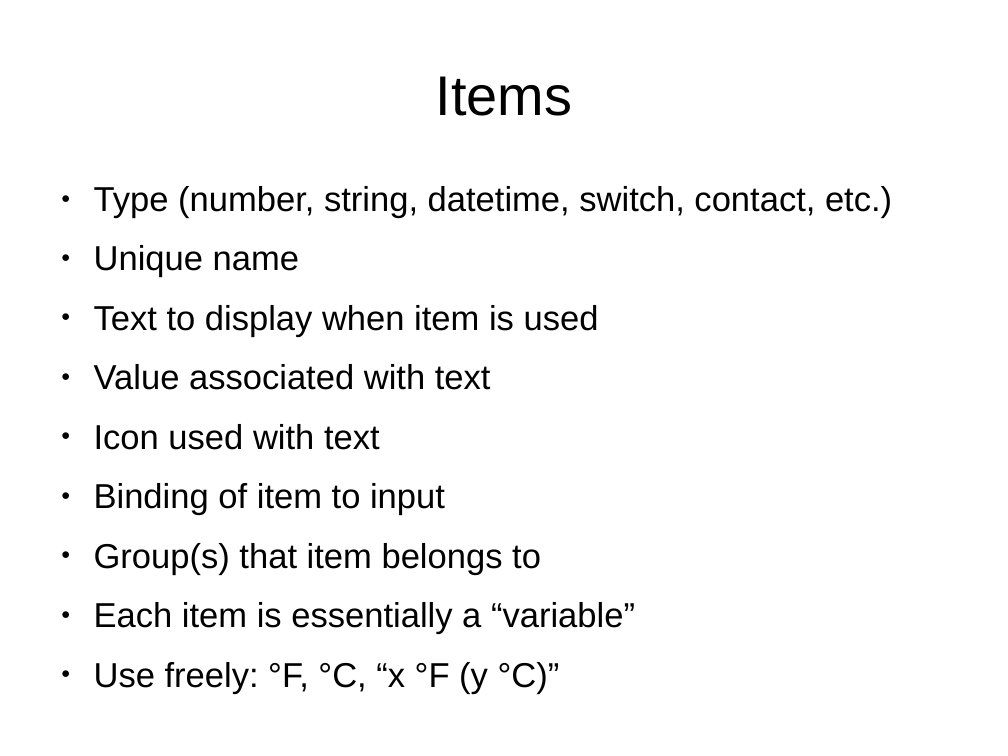
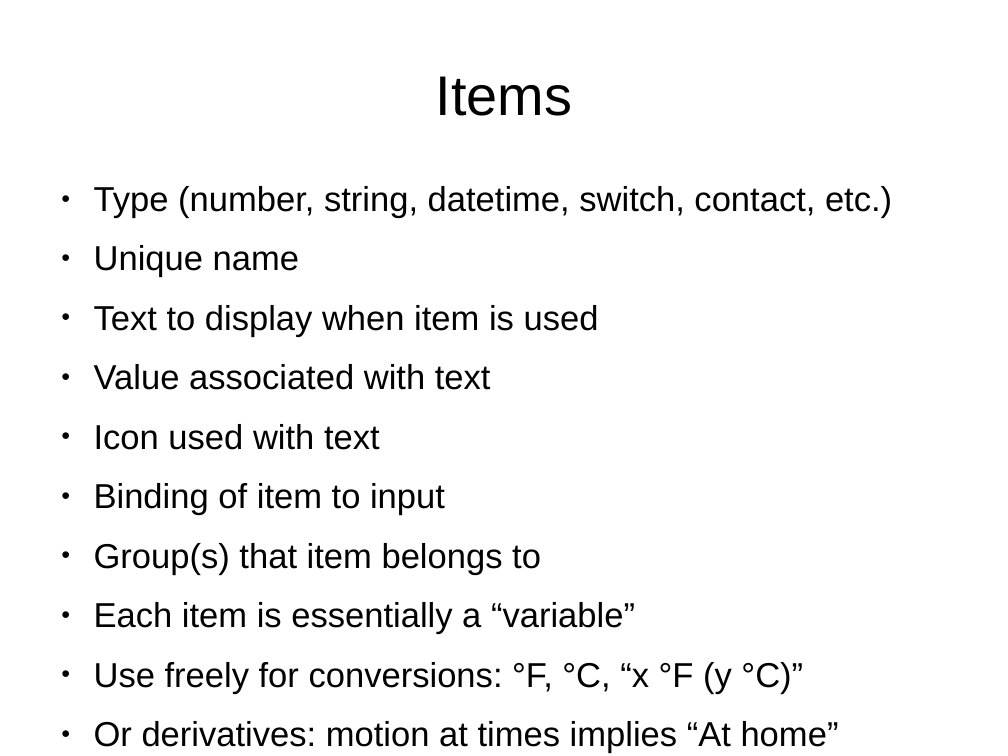
Before and after one commit to kirkcarlson/openhab-presentation, a slide deck: slide 15 of openhab-presentation.odp. Drawn at 1008x756 pixels with LibreOffice and Linux fonts; fonts in the diff are those of the drawing. Boxes give left, top, right and bottom in pixels: in the first picture for what was removed or moved away, otherwise in the second. Text is boxed around its words. In the diff, an @@ line names an element or a change of style, - is before the commit and + after.

```diff
--- a/openhab-presentation.odp
+++ b/openhab-presentation.odp
@@ text at [94,662,839,753]: text changed @@
-● Use freely: °F, °C, “x °F (y °C)”
+● Use freely for conversions: °F, °C, “x °F (y °C)”
+● Or derivatives: motion at times implies “At home”
```
Also in this commit, not shown: 5 other slides changed, 1 other file.
